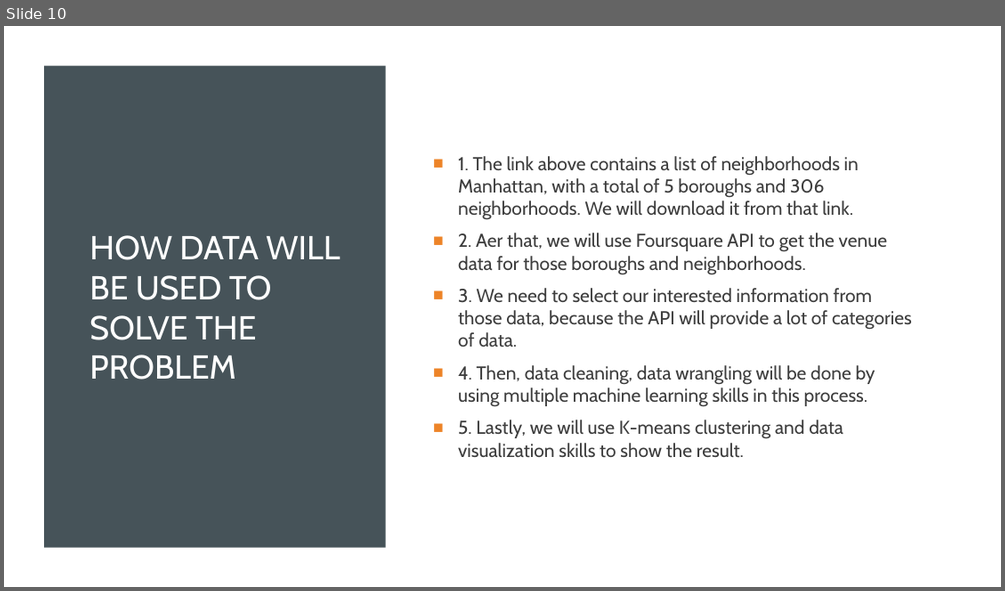
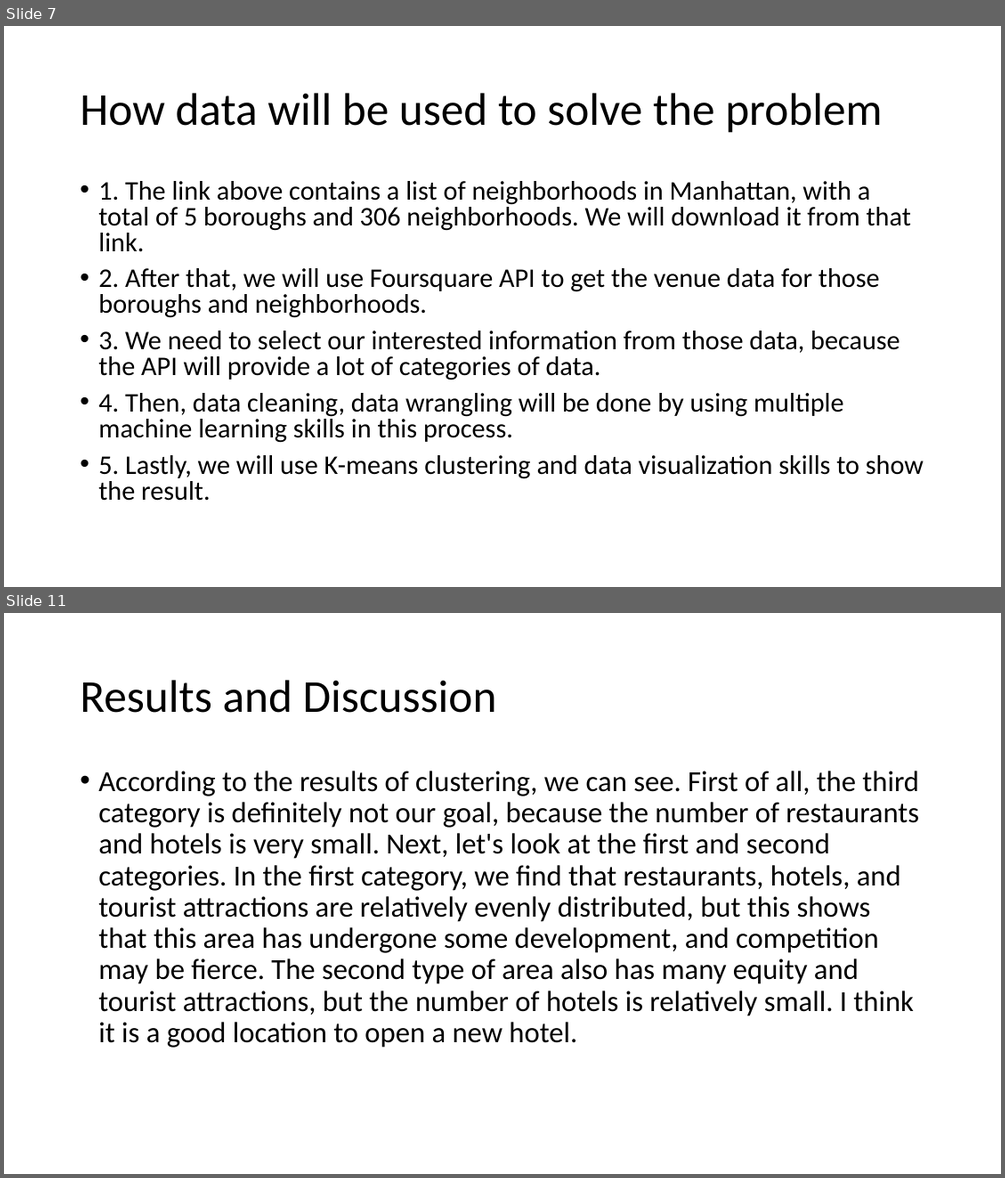
Before and after one commit to Hughli3/Coursera_Capstone, a slide deck: Week4 & 5/Final ppt.pptx. Shown one above the other, each under a label of ours: slide 10 before the commit, slides 7 and 11 after it; the slides between them are not shown. The pictures are 1005x591 and 1005x1178 pixels, drawn with LibreOffice and Linux fonts; fonts in the diff are those of the drawing. Boxes give left, top, right and bottom in pixels: in the first picture for what was removed or moved away, otherwise in the second. Text is boxed around its words. In the diff, an @@ line names an element or a change of style, - is before the commit and + after.

```diff
--- a/Week4 & 5/Final ppt.pptx
+++ b/Week4 & 5/Final ppt.pptx
@@ slide 11 added at bbox=[4, 613, 1001, 1174], background #FFFFFF @@
@@ title added at bbox=[80, 680, 497, 713], 44 pt, text #000000 @@
+Results and Discussion
@@ text added at bbox=[98, 771, 919, 1047], 28 pt, text #000000 @@
+• According to the results of clustering, we can see. First of all, the third category is definitely not our goal, because the number of restaurants and hotels is very small. Next, let's look at the first and second categories. In the first category, we find that restaurants, hotels, and tourist attractions are relatively evenly distributed, but this shows that this area has undergone some development, and competition may be fierce. The second type of area also has many equity and tourist attractions, but the number of hotels is relatively small. I think it is a good location to open a new hotel.
@@ what was slide 10 is now slide 7 @@
@@ slide 7 changed as well @@
@@ rectangle removed at bbox=[4, 26, 1001, 587] @@
@@ rectangle removed at bbox=[44, 66, 386, 548] @@
@@ title at bbox=[80, 93, 882, 133]: text changed; size 32 to 44 pt; font Cabin to Calibri; text colour #FFFFFF to #000000 @@
-HOW DATA WILL BE USED TO SOLVE THE PROBLEM
+How data will be used to solve the problem
@@ text "1. The link above contains ...": place and size @@
-text "1. The link above contains ..." at bbox=[458, 156, 912, 457]
+text "1. The link above contains ..." at bbox=[98, 181, 923, 500]
@@ text "1. The link above contains ..." at bbox=[98, 181, 923, 500]: vertical alignment middle to top @@
@@ text at bbox=[98, 181, 923, 500]: size 18 to 25.9 pt, font Cabin to Calibri, text colour #3D3D3D to #000000 in "1. The link above contains a list ...", "3. We need to select our interested ...", "4. Then, data cleaning, data wrangling will ...", "5. Lastly, we will use K-means clustering ..."; bullet ■ to •; line spacing 1 to 0.8 @@
@@ text at bbox=[98, 268, 880, 318]: text changed; size 18 to 25.9 pt; font Cabin to Calibri; text colour #3D3D3D to #000000 @@
-■ 2. Aer that, we will use Foursquare API to get the venue data for those boroughs and neighborhoods.
+• 2. After that, we will use Foursquare API to get the venue data for those boroughs and neighborhoods.
```
Also in this commit, not shown: 8 other slides changed, 3 other slides added, 5 slides removed, 1 other file.
